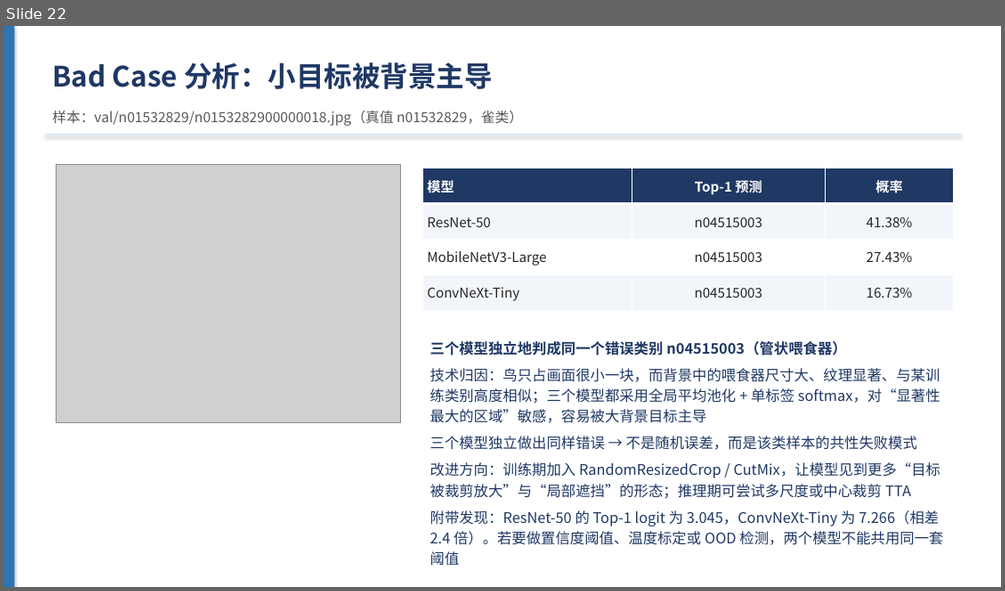
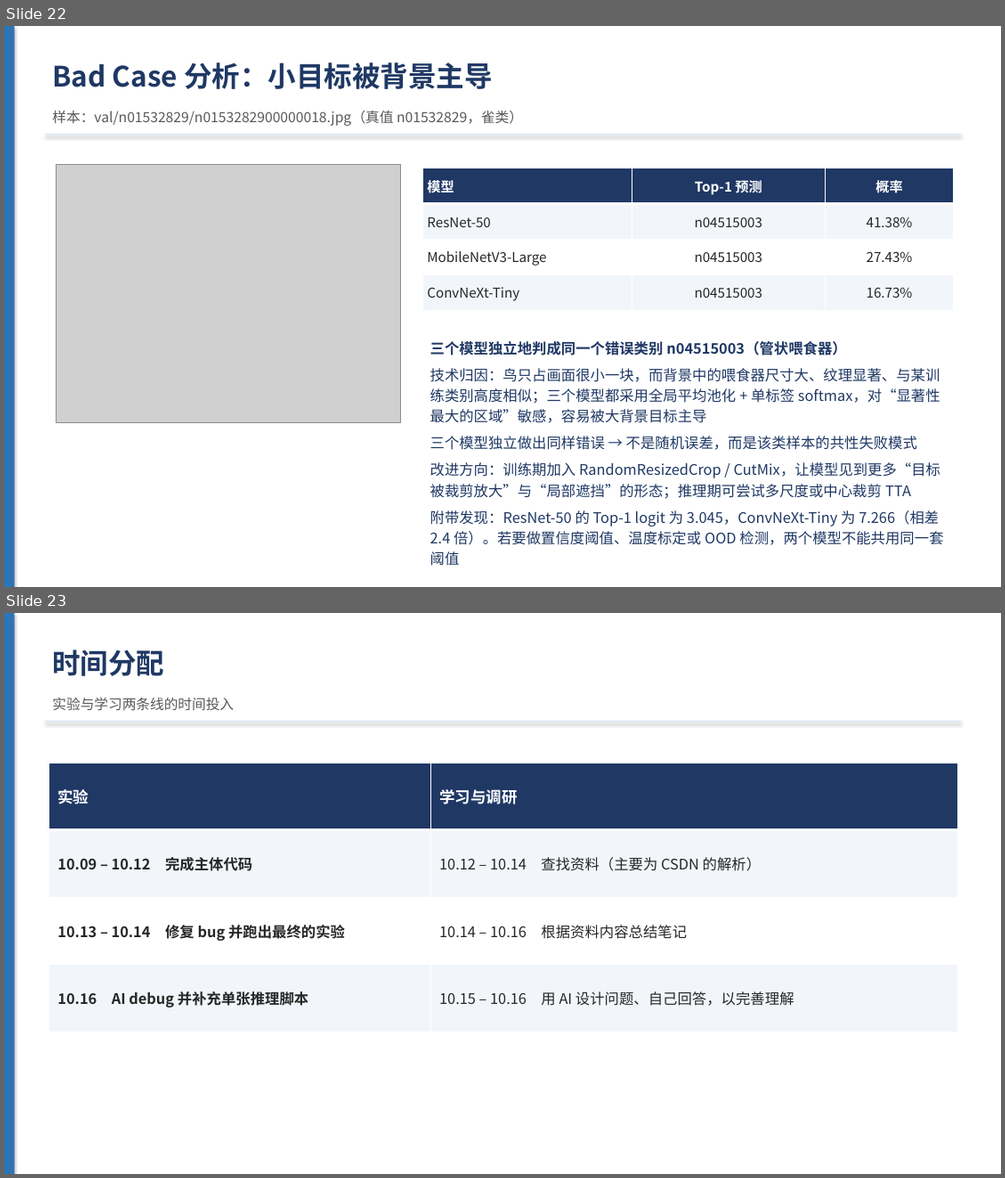
Before and after one commit to adddd392/study0, a slide deck: docs/第一周汇报.pptx. Shown one above the other, each under a label of ours: slide 22 before the commit, slides 22 and 23 after it. The pictures are 1005x591 and 1005x1178 pixels, drawn with LibreOffice and Linux fonts; fonts in the diff are those of the drawing; grey boxes stand for pictures. Boxes give left, top, right and bottom in pixels: in the first picture for what was removed or moved away, otherwise in the second. Text is boxed around its words. In the diff, an @@ line names an element or a change of style, - is before the commit and + after.

Commit message:
完成ppt

```diff
--- a/docs/第一周汇报.pptx
+++ b/docs/第一周汇报.pptx
@@ slide 23 added at (x1=4, y1=613, x2=1001, y2=1174), background #FFFFFF @@
@@ rectangle added at (x1=4, y1=613, x2=15, y2=1174), fill #2E75B6 @@
@@ text added at (x1=52, y1=649, x2=164, y2=676), 27 pt, text #1F3864, bold @@
+时间分配
@@ text added at (x1=52, y1=698, x2=234, y2=711), 13.5 pt, text #595959 @@
+实验与学习两条线的时间投入
@@ rectangle added at (x1=45, y1=721, x2=961, y2=722), fill #DEE9F7 @@
@@ table added at (x1=48, y1=763, x2=957, y2=1032), 4 rows, 2 columns @@
+实验 | 学习与调研
+10.09 – 10.12 完成主体代码 | 10.12 – 10.14 查找资料（主要为 CSDN 的解析）
+10.13 – 10.14 修复 bug 并跑出最终的实验 | 10.14 – 10.16 根据资料内容总结笔记
+10.16 AI debug 并补充单张推理脚本 | 10.15 – 10.16 用 AI 设计问题、自己回答，以完善理解
```
Also in this commit, not shown: 1 slide changed, 1 slide removed, 1 other file.
